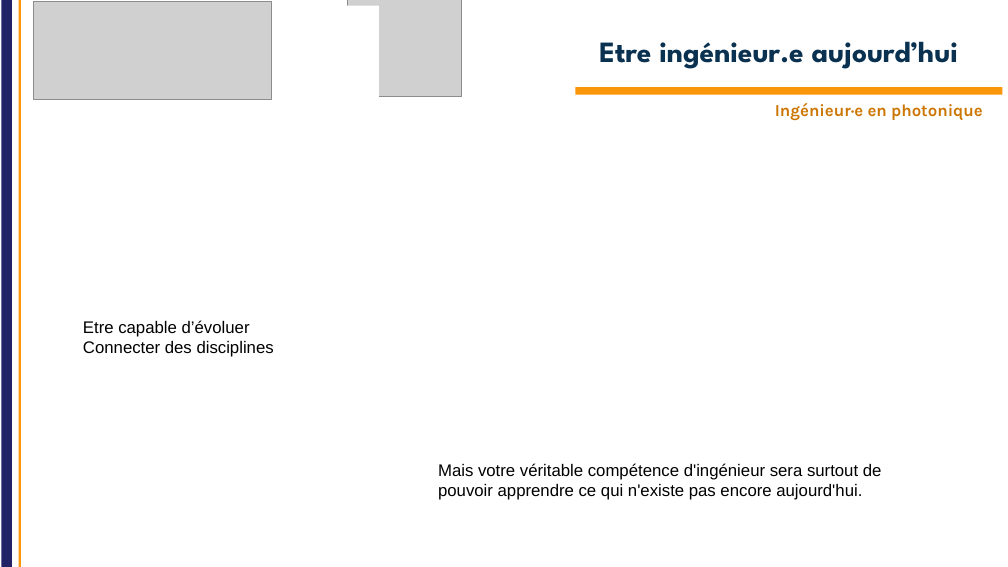
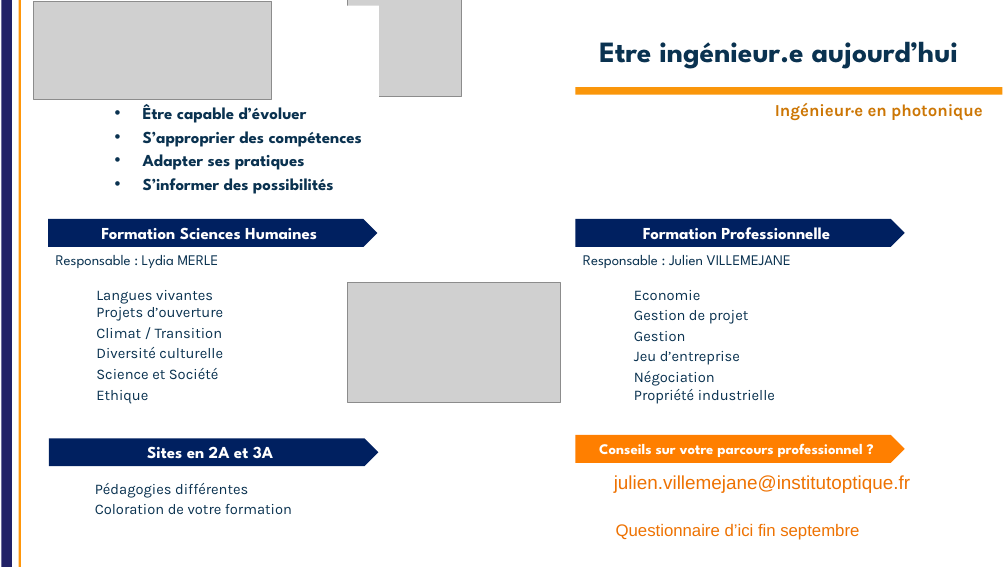
Before and after one commit to IOGS-Digital-Methods/semester-5, a slide deck: slide 9 of OptoElectronique/Cours/S5_Intro_2026_V2.pptx. Drawn at 1008x567 pixels with LibreOffice and Linux fonts; fonts in the diff are those of the drawing; grey boxes stand for pictures; background and template pictures are left out. Boxes give left, top, right and bottom in pixels: in the first picture for what was removed or moved away, otherwise in the second. Text is boxed around its words. In the diff, an @@ line names an element or a change of style, - is before the commit and + after.

```diff
--- a/OptoElectronique/Cours/S5_Intro_2026_V2.pptx
+++ b/OptoElectronique/Cours/S5_Intro_2026_V2.pptx
@@ text added at box(143, 104, 362, 194), 16 pt, text #0A3250, bold @@
+• Être capable d’évoluer
+• S’approprier des compétences
+• Adapter ses pratiques
+• S’informer des possibilités
@@ pentagon arrow added at box(48, 219, 378, 247), fill #002060, 16 pt, text #FFFFFF, bold @@
+Formation Sciences Humaines
@@ pentagon arrow added at box(575, 219, 905, 247), fill #002060, 16 pt, text #FFFFFF, bold @@
+Formation Professionnelle
@@ text added at box(56, 255, 219, 268), 14 pt, text #0A3250 @@
+Responsable : Lydia MERLE
@@ text added at box(583, 255, 791, 268), 14 pt, text #0A3250 @@
+Responsable : Julien VILLEMEJANE
@@ text added at box(96, 290, 223, 404), 14 pt, text #0A3250 @@
+Langues vivantes
+Projets d’ouverture
+Climat / Transition
+Diversité culturelle
+Science et Société
+Ethique
@@ picture added at box(348, 283, 560, 402) @@
@@ text added at box(634, 290, 775, 404), 14 pt, text #0A3250 @@
+Economie
+Gestion de projet
+Gestion
+Jeu d’entreprise
+Négociation
+Propriété industrielle
@@ text removed at box(83, 320, 274, 357) @@
-Etre capable d’évoluer
-Connecter des disciplines
@@ pentagon arrow added at box(49, 439, 379, 467), fill #002060, 16 pt, text #FFFFFF, bold @@
+Sites en 2A et 3A
@@ pentagon arrow added at box(575, 435, 905, 463), fill #FF7F00, 14 pt, text #FFFFFF, bold @@
+Conseils sur votre parcours professionnel ?
@@ text removed at box(438, 463, 882, 500) @@
-Mais votre véritable compétence d'ingénieur sera surtout de pouvoir apprendre ce qui n'existe pas encore aujourd'hui.
@@ text added at box(614, 475, 910, 493), 18 pt, text #EE7202 @@
+julien.villemejane@institutoptique.fr
@@ text added at box(95, 483, 292, 514), 14 pt, text #0A3250 @@
+Pédagogies différentes
+Coloration de votre formation
@@ text added at box(616, 524, 859, 540), 16 pt, text #EE7202 @@
+Questionnaire d’ici fin septembre
```
Also in this commit, not shown: 1 other slide changed, 5 slides removed, 4 other files.
